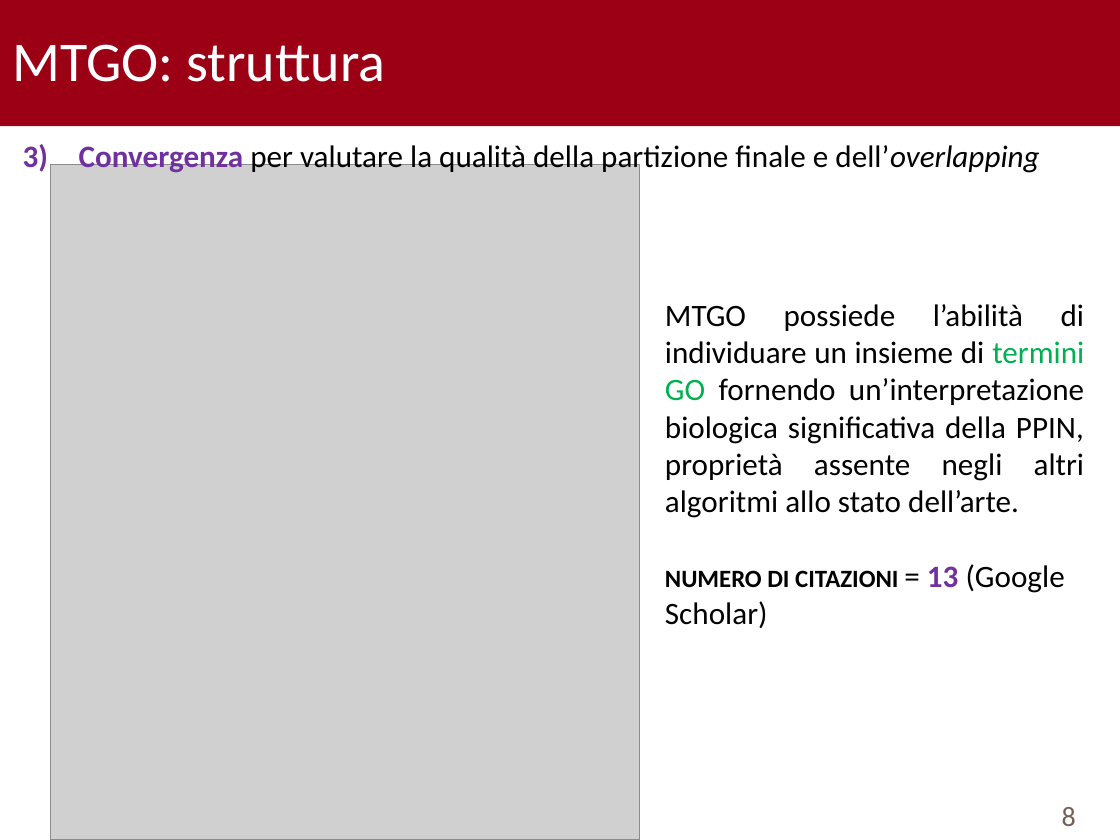
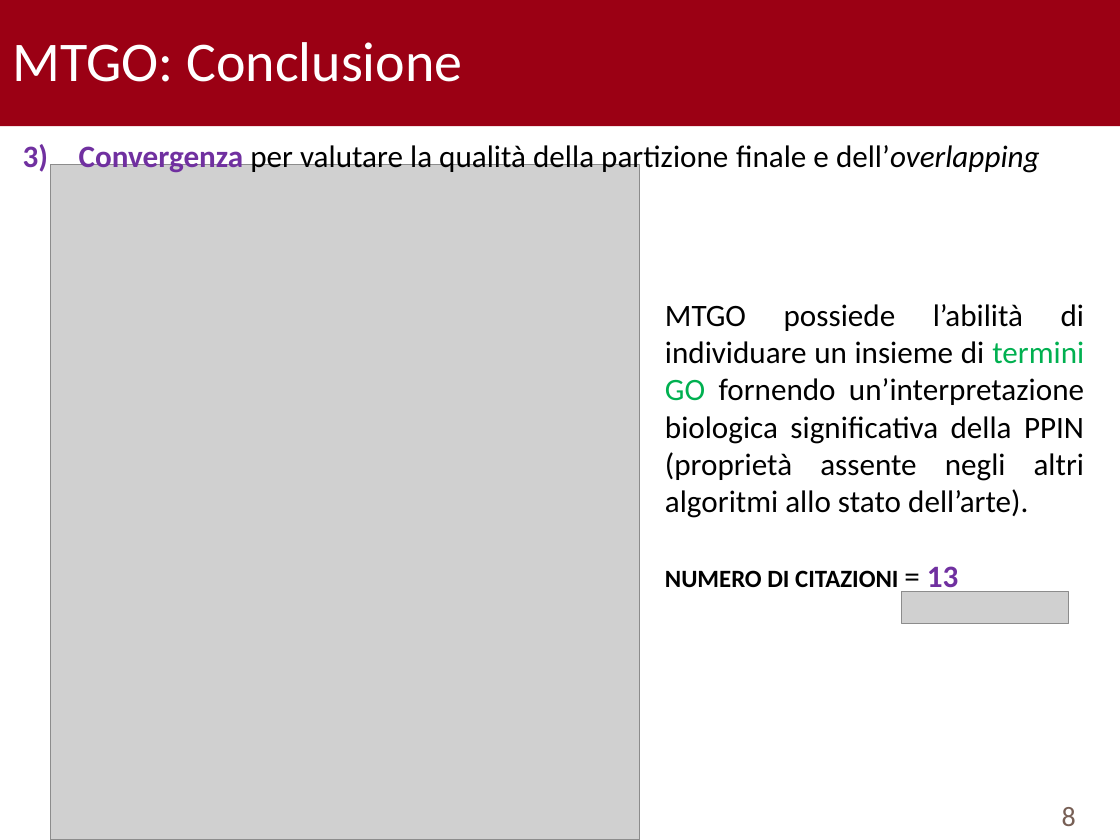
Before and after one commit to TyllanDrake/NetworkAlignment, a slide deck: slide 8 of Presentation/Presentation.pptx. Drawn at 1120x840 pixels with LibreOffice and Linux fonts; fonts in the diff are those of the drawing; grey boxes stand for pictures; background and template pictures are left out. Boxes give left, top, right and bottom in pixels: in the first picture for what was removed or moved away, otherwise in the second. Text is boxed around its words. In the diff, an @@ line names an element or a change of style, - is before the commit and + after.

```diff
--- a/Presentation/Presentation.pptx
+++ b/Presentation/Presentation.pptx
@@ text at [13, 42, 462, 82]: text changed @@
-MTGO: struttura
+MTGO: Conclusione
@@ text at [665, 304, 1084, 595]: text changed @@
-MTGO possiede l’abilità di individuare un insieme di termini GO fornendo un’interpretazione biologica significativa della PPIN, proprietà assente negli altri algoritmi allo stato dell’arte.
-NUMERO DI CITAZIONI = 13 (Google Scholar)
+MTGO possiede l’abilità di individuare un insieme di termini GO fornendo un’interpretazione biologica significativa della PPIN (proprietà assente negli altri algoritmi allo stato dell’arte).
+NUMERO DI CITAZIONI = 13
@@ picture added at [902, 591, 1068, 624] @@
```
Also in this commit, not shown: 15 other slides changed, 2 other files.
